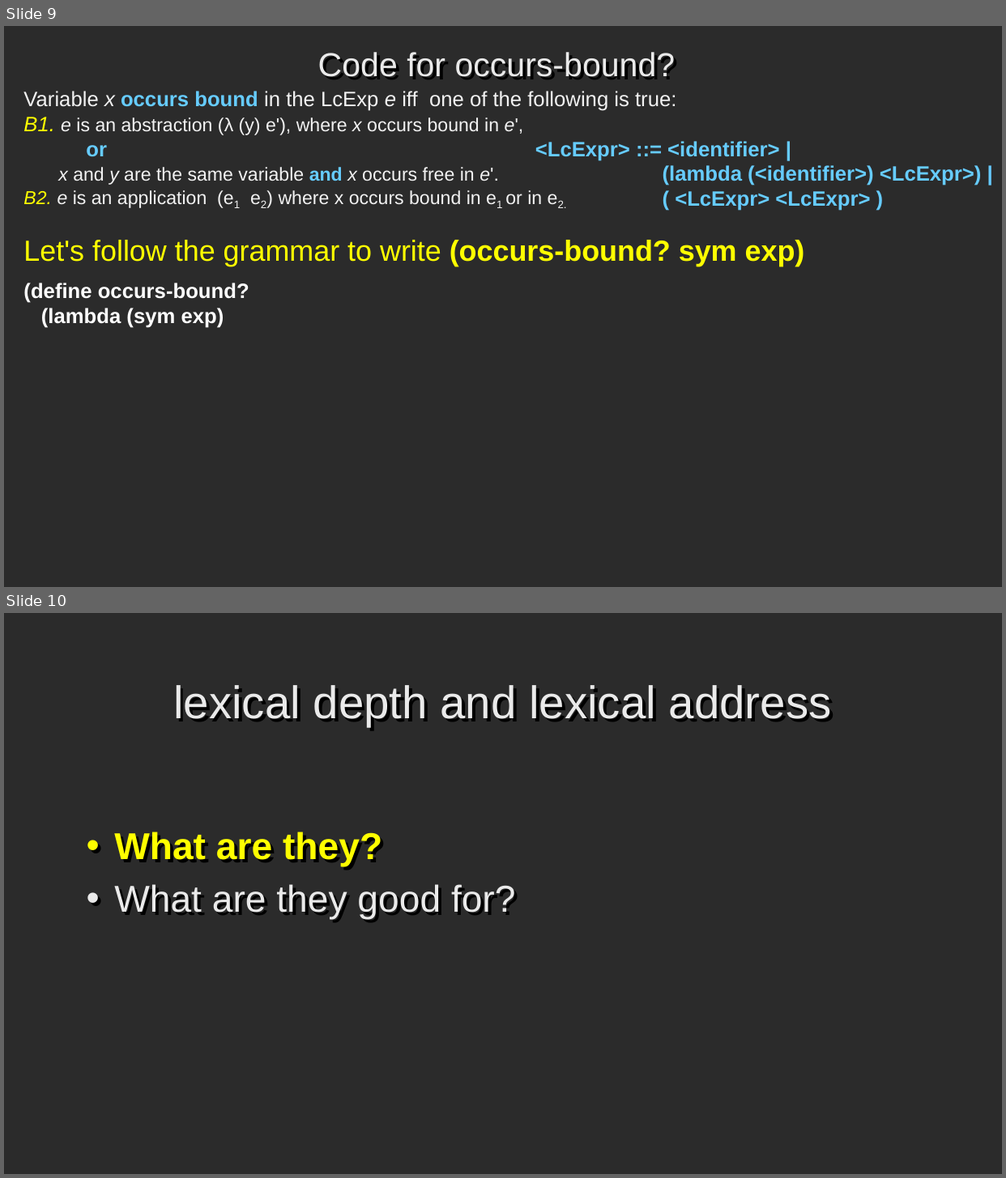
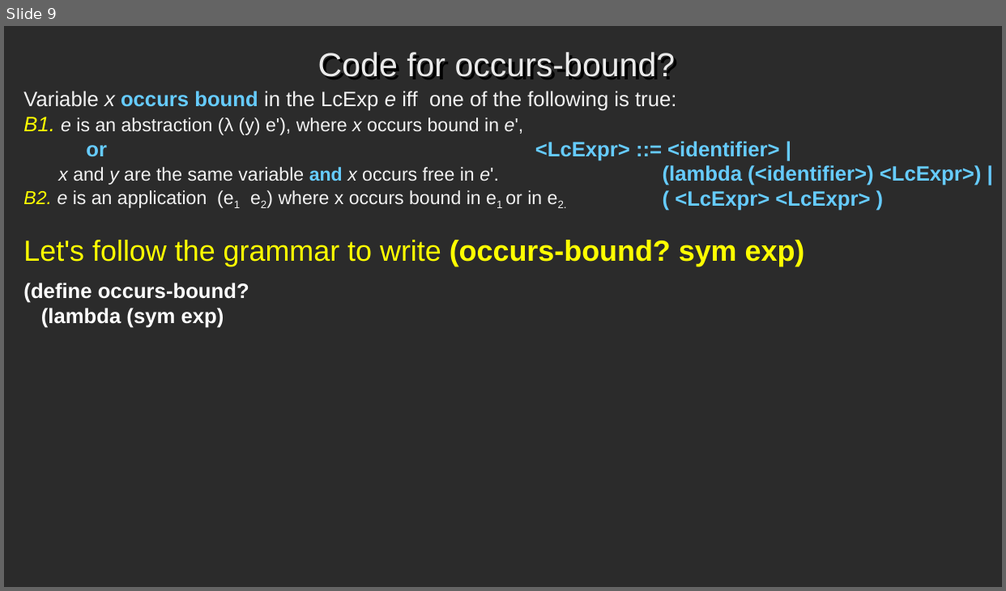
Before and after one commit to RHIT-CSSE/csse304, a slide deck: ClassMaterials/OccursBound/12-OccursBound-LexAddr-reverse.pptx. Shown one above the other, each under a label of ours: slides 9 and 10 before the commit, slide 9 after it. The pictures are 1006x1178 and 1006x591 pixels, drawn with LibreOffice and Linux fonts; fonts in the diff are those of the drawing; background and template pictures are left out; a plain dark background stands for a picture behind light text. Boxes give left, top, right and bottom in pixels: in the first picture for what was removed or moved away, otherwise in the second. Text is boxed around its words. In the diff, an @@ line names an element or a change of style, - is before the commit and + after.

Commit message:
new activity, no more lexical address

```diff
--- a/ClassMaterials/OccursBound/12-OccursBound-LexAddr-reverse.pptx
+++ b/ClassMaterials/OccursBound/12-OccursBound-LexAddr-reverse.pptx
@@ slide 10 removed at (x1=4, y1=613, x2=1002, y2=1174), background picture (left out) @@
@@ title removed at (x1=173, y1=685, x2=832, y2=726) @@
-lexical depth and lexical address
@@ text removed at (x1=114, y1=832, x2=516, y2=920) @@
-• What are they?
-• What are they good for?
```
Also in this commit, not shown: 1 slide changed, 1 slide added, 6 other slides removed, 3 other files.
